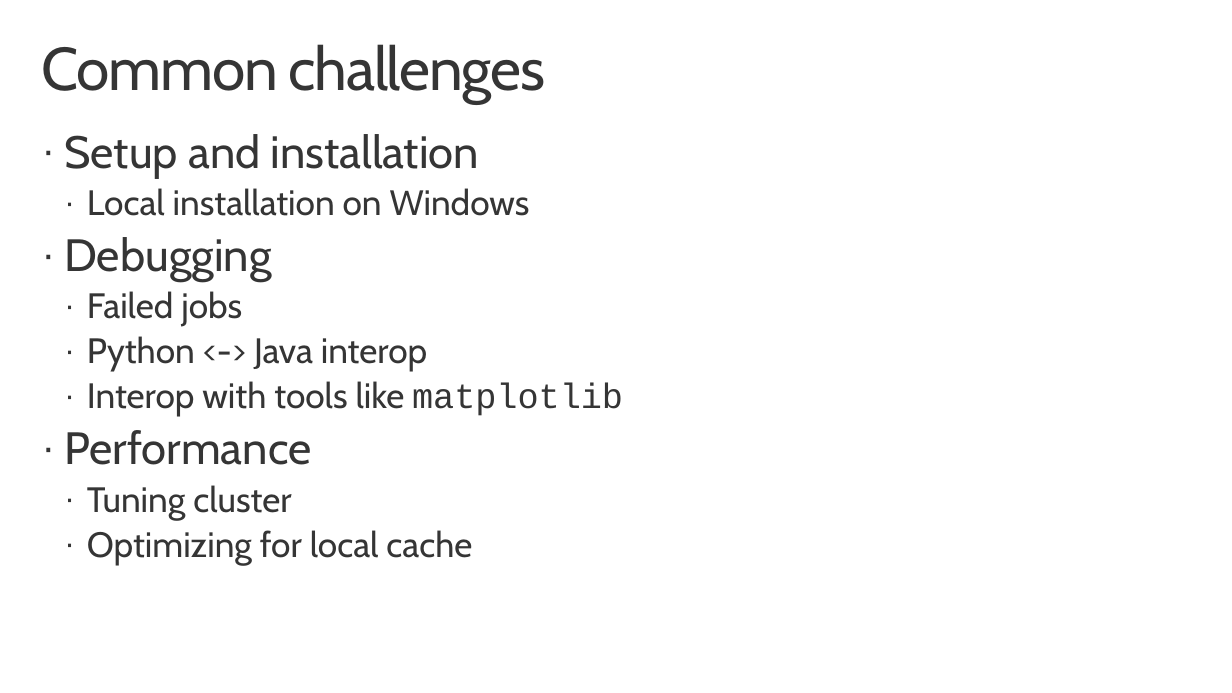
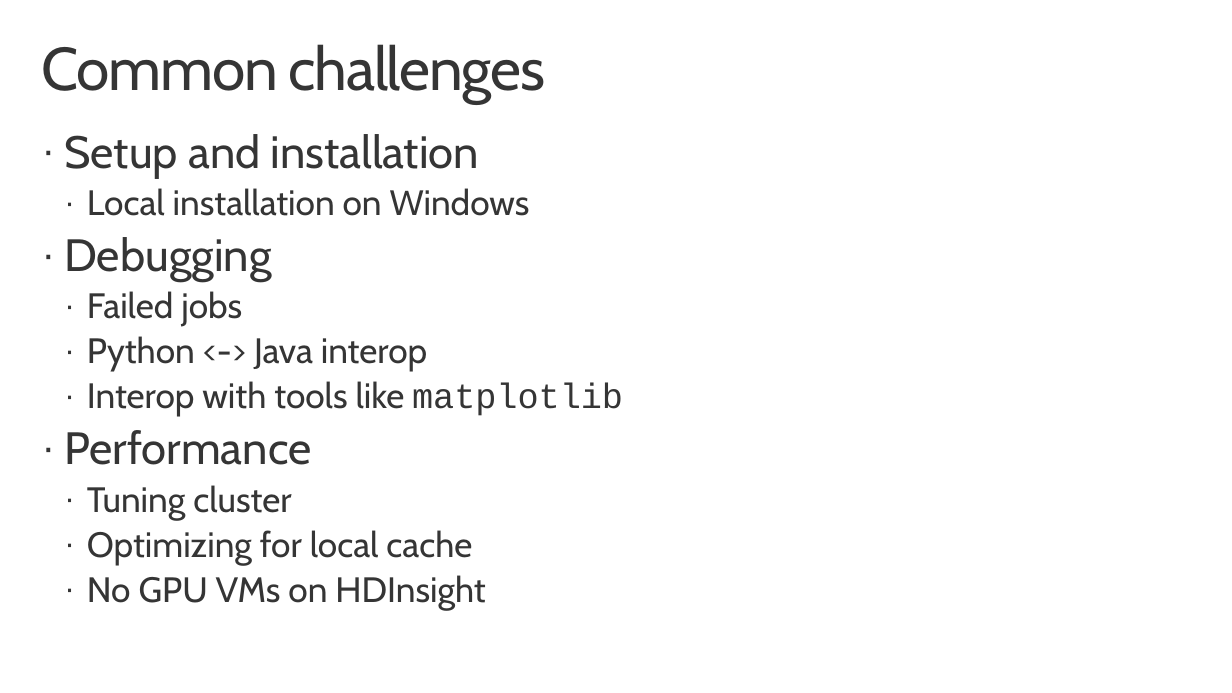
Before and after one commit to aiimmersion/aiimmersion-resources, a slide deck: slide 6 of Deep Learning and the Microsoft Cognitive Toolkit/CNTK on Spark/CNTK-PySpark.pptx. Drawn at 1232x693 pixels with LibreOffice and Linux fonts; fonts in the diff are those of the drawing; background and template pictures are left out. Boxes give left, top, right and bottom in pixels: in the first picture for what was removed or moved away, otherwise in the second. Text is boxed around its words. In the diff, an @@ line names an element or a change of style, - is before the commit and + after.

```diff
--- a/Deep Learning and the Microsoft Cognitive Toolkit/CNTK on Spark/CNTK-PySpark.pptx
+++ b/Deep Learning and the Microsoft Cognitive Toolkit/CNTK on Spark/CNTK-PySpark.pptx
@@ text at <box>87,575,485,610</box>: paragraph added @@
+  · No GPU VMs on HDInsight
```
Also in this commit, not shown: 7 other slides changed, 1 slide added, 1 slide removed.
